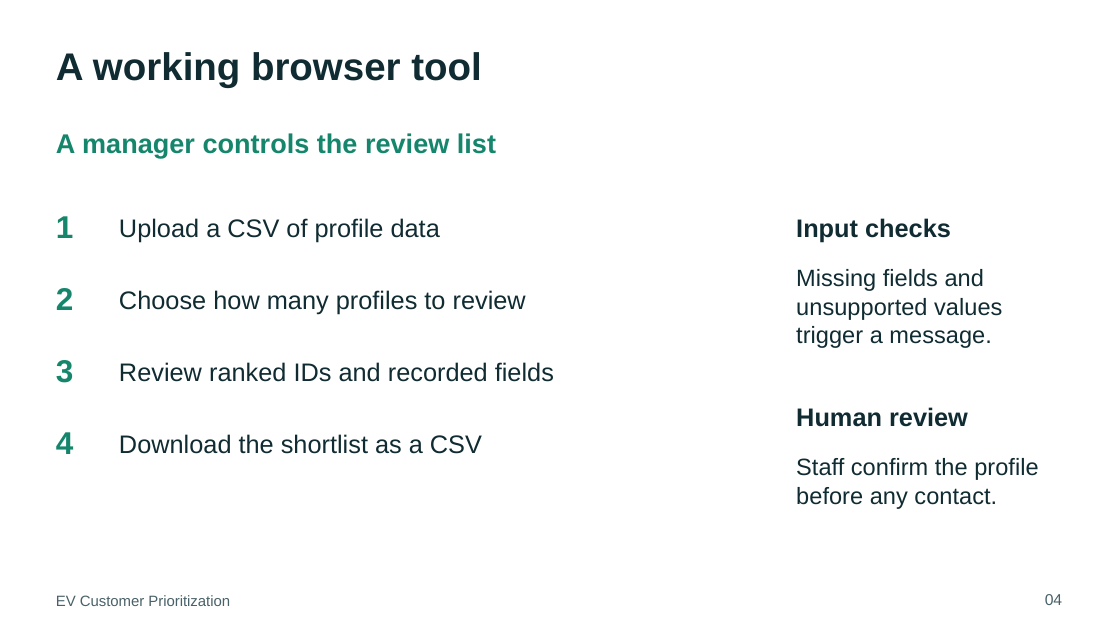
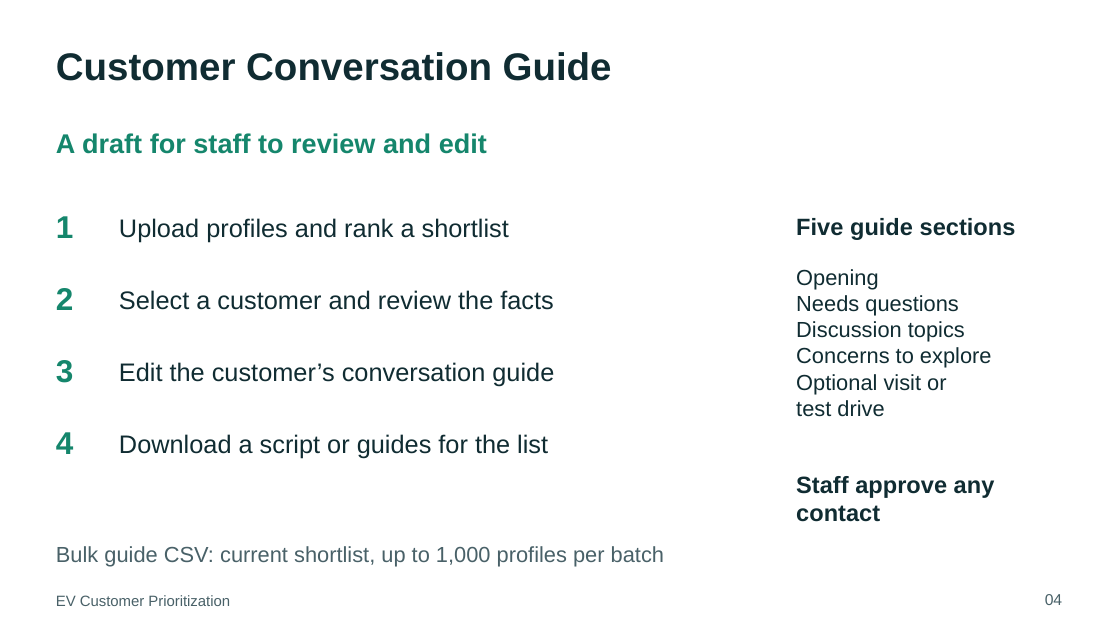
Before and after one commit to Nuquynhchaunguyen/ev-customer-prioritization, a slide deck: slide 4 of docs/P1_edit/EV_Customer_Prioritization_Stakeholder_Presentation.pptx. Drawn at 1120x630 pixels with LibreOffice and Linux fonts; fonts in the diff are those of the drawing. Boxes give left, top, right and bottom in pixels: in the first picture for what was removed or moved away, otherwise in the second. Text is boxed around its words. In the diff, an @@ line names an element or a change of style, - is before the commit and + after.

Commit message:
Add editable customer conversation guides and shortlist exports

```diff
--- a/docs/P1_edit/EV_Customer_Prioritization_Stakeholder_Presentation.pptx
+++ b/docs/P1_edit/EV_Customer_Prioritization_Stakeholder_Presentation.pptx
@@ text at box(56, 52, 612, 81): text changed @@
-A working browser tool
+Customer Conversation Guide
@@ text at box(56, 133, 487, 154): text changed @@
-A manager controls the review list
+A draft for staff to review and edit
@@ text at box(119, 218, 509, 243): text changed @@
-Upload a CSV of profile data
+Upload profiles and rank a shortlist
@@ text at box(796, 218, 1016, 240): text changed; size 21.8 to 20.2 pt @@
-Input checks
+Five guide sections
@@ text at box(796, 269, 992, 417): text changed; size 20.2 to 18.8 pt @@
-Missing fields and
-unsupported values
-trigger a message.
+Opening
+Needs questions
+Discussion topics
+Concerns to explore
+Optional visit or
+test drive
@@ text at box(119, 290, 553, 310): text changed @@
-Choose how many profiles to review
+Select a customer and review the facts
@@ text at box(119, 362, 554, 387): text changed @@
-Review ranked IDs and recorded fields
+Edit the customer’s conversation guide
@@ text removed at box(796, 407, 968, 427) @@
-Human review
@@ text at box(119, 434, 548, 458): text changed @@
-Download the shortlist as a CSV
+Download a script or guides for the list
@@ text at box(796, 476, 995, 522): text changed; bold on @@
-Staff confirm the profile
-before any contact.
+Staff approve any contact
@@ text added at box(56, 546, 664, 567), 18.8 pt, text #496168 @@
+Bulk guide CSV: current shortlist, up to 1,000 profiles per batch
```
Also in this commit, not shown: 3 other slides changed, 8 other files.
